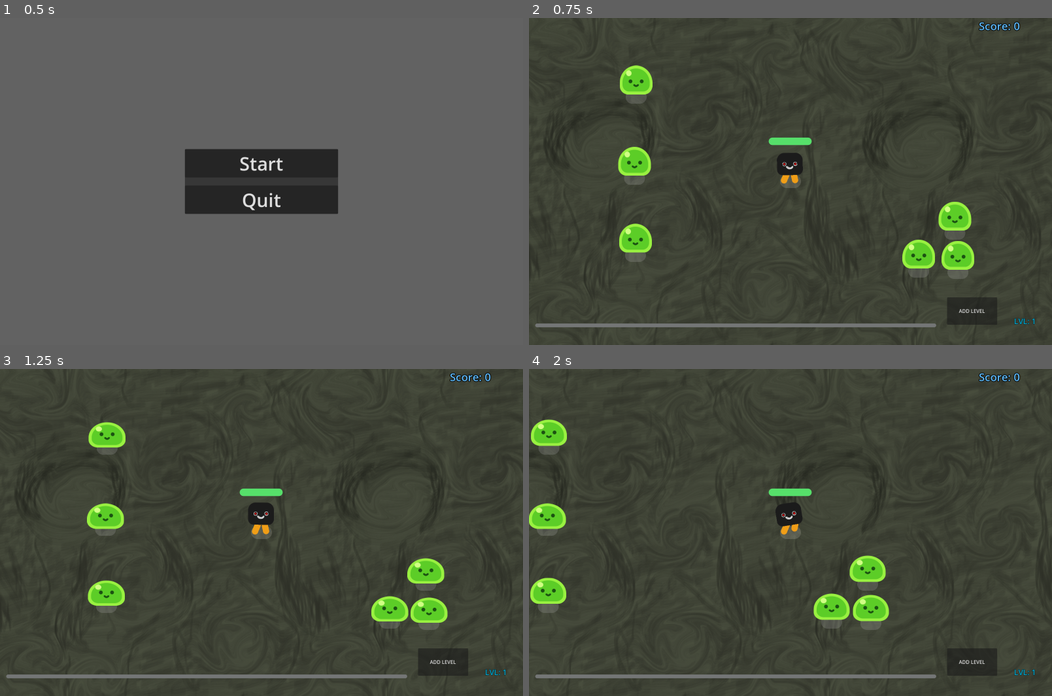
Above: before the commit, frames 1-4 (two rows, left to right).
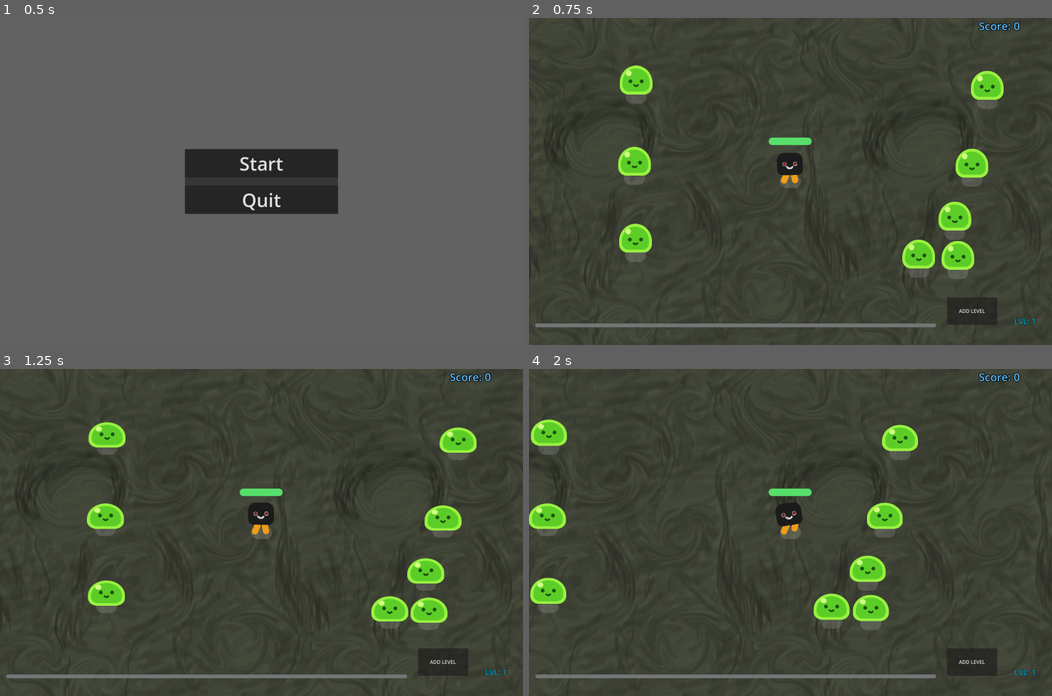
Above: after the commit, the same moments.

Repository: Likstone/Slime-killer
Game: Godot game, scene res://data/main/menu/start_menu.tscn
The game is run twice, just before and just after one commit, with the same random seed, the same clock (stepped at 60 frames per second) and the same inputs.
Inputs:
- Up to frame 1 (0.5 s): no input
- Up to frame 2 (0.75 s): click "Start" at 0.5 s
- Up to frame 3 (1.25 s): no input
- Up to frame 4 (2 s): hold D (move_right) from 1.28 s (still down)

Frame 1 is identical in both runs. In frame 2, 1.1% of the frame differs, in the area x 81-91%, y 16-52%; in frame 3, 1.1%; in frame 4, 1.1%.

Commit message:
add lightint gun test variant

Diff:
--- a/data/main/levels/endless_level_1.tscn
+++ b/data/main/levels/endless_level_1.tscn
@@ -146,6 +146,12 @@
 [node name="Mob6" parent="." instance=ExtResource("5_wmccw")]
 position = Vector2(1365, 693)
 
+[node name="Mob7" parent="." instance=ExtResource("5_wmccw")]
+position = Vector2(1420, 523)
+
+[node name="Mob8" parent="." instance=ExtResource("5_wmccw")]
+position = Vector2(1469, 273)
+
 [connection signal="health_depleted" from="Player" to="." method="_on_player_health_depleted"]
 [connection signal="timeout" from="Timer" to="." method="_on_timer_timeout"]
 [connection signal="pressed" from="GameOver/ColorRect/Button" to="." method="_on_button_pressed"]
--- /dev/null
+++ b/data/player/global_signal.gd
@@ -0,0 +1,7 @@
+extends Node
+
+signal game_paused(paused: bool)
+
+func set_paused(paused: bool):
+	get_tree().paused = paused
+	emit_signal("game_paused", paused)
--- a/data/player/lighting_shot.gd
+++ b/data/player/lighting_shot.gd
@@ -6,9 +6,9 @@
 @export var segments: int = 100
 @export var width: float = 2.0
 @export var color: Color = Color(0.7, 0.8, 1.0)
-@export var max_bounces: int = 3
-@export var bounce_range: float = 300.0
-@export var initial_target_range: float = 400.0
+@export var max_bounces: int = 0
+@export var bounce_range: float = 200.0
+@export var initial_target_range: float = 1000.0
 
 var current_target: Node2D = null
 var time_alive: float = 0.0
@@ -16,7 +16,8 @@
 var hit_mobs: Array[Node2D] = []
 var current_origin: Vector2
 var is_tracking: bool = false
-var was_paused: bool = false # Флаг паузыs
+
+var was_paused = false
 
 func _ready():
 	current_origin = global_position
@@ -26,20 +27,8 @@
 		return
 	start_tracking()
 
-	# Подписываемся на уведомления о паузе
-	process_mode = Node.PROCESS_MODE_ALWAYS
 
 func _process(delta):
-	# Пропускаем обновление, если игра на паузе
-	if get_tree().paused:
-		was_paused = true
-		return
-
-	# Если была пауза - сбрасываем таймер
-	if was_paused:
-		time_alive = 0.0
-		was_paused = false
-
 	time_alive += delta
 
 	if is_tracking:
--- a/data/player/lighting_shot.tscn
+++ b/data/player/lighting_shot.tscn
@@ -13,6 +13,16 @@
 [node name="Lighting shot" type="Node2D"]
 script = ExtResource("1_rt6qi")
 
+[node name="TrackingTimer" type="Timer" parent="."]
+unique_name_in_owner = true
+process_callback = 0
+ignore_time_scale = true
+
+[node name="BounceTimer" type="Timer" parent="."]
+unique_name_in_owner = true
+process_callback = 0
+ignore_time_scale = true
+
 [node name="Line2D" type="Line2D" parent="."]
 unique_name_in_owner = true
 width_curve = SubResource("Curve_rt6qi")
@@ -23,8 +33,3 @@
 
 [node name="CollisionShape2D" type="CollisionShape2D" parent="Detector"]
 shape = SubResource("CircleShape2D_uws3i")
-
-[node name="Timer" type="Timer" parent="Detector"]
-
-[node name="JumpDelayTimer" type="Timer" parent="."]
-unique_name_in_owner = true
--- a/data/player/orbital_gun.tscn
+++ b/data/player/orbital_gun.tscn
@@ -13,6 +13,7 @@
 script = ExtResource("1_jkv0g")
 
 [node name="WeaponPivot" type="Marker2D" parent="."]
+unique_name_in_owner = true
 modulate = Color(1, 0.415686, 0.207843, 1)
 position = Vector2(131, 0)
 
--- a/data/player/player.gd
+++ b/data/player/player.gd
@@ -243,17 +243,21 @@
 			health += 30
 	add_health_level += 1
 
+func update_tesla_gun_chain(new_chain: float):
+	for gun in get_tree().get_nodes_in_group("tesla_gun"):
+		gun.update_chain(new_chain)
+		gun.chain = new_chain
+
 func add_tesla_gun():
 	var tesla_guns = tesla_gun.instantiate()
-	add_child(tesla_guns)
 	match tesla_gun_level:
-		1: pass
-		2: pass
-		3: pass
-		4: pass
-		5: pass
-		6: pass
-		7: pass
+		1: add_child(tesla_guns)
+		2: update_tesla_gun_chain(2)
+		3: update_tesla_gun_chain(3)
+		4: update_tesla_gun_chain(5)
+		5: update_tesla_gun_chain(5)
+		6: update_tesla_gun_chain(5)
+		7: update_tesla_gun_chain(6)
 		8: pass
 	tesla_gun_level+=1
 
--- a/data/player/tesla_gun.tscn
+++ b/data/player/tesla_gun.tscn
@@ -3,7 +3,7 @@
 [ext_resource type="Script" uid="uid://75qvb1pux1in" path="res://tesla_gun.gd" id="1_g72vk"]
 
 [sub_resource type="CircleShape2D" id="CircleShape2D_g72vk"]
-radius = 555.001
+radius = 106.405
 
 [node name="Tesla gun" type="Area2D"]
 collision_layer = 0
@@ -23,10 +23,10 @@
 metadata/_edit_use_anchors_ = true
 
 [node name="CollisionShape2D" type="CollisionShape2D" parent="."]
-visible = false
 shape = SubResource("CircleShape2D_g72vk")
 
-[node name="Fire_rate_time" type="Timer" parent="."]
+[node name="Timer" type="Timer" parent="."]
 unique_name_in_owner = true
+autostart = true
 
-[connection signal="timeout" from="Fire_rate_time" to="." method="_on_fire_rate_time_timeout"]
+[connection signal="timeout" from="Timer" to="." method="_on_timer_timeout"]
--- a/project.godot
+++ b/project.godot
@@ -79,6 +79,10 @@
 config/features=PackedStringArray("4.4", "Forward Plus")
 config/icon="res://icon.png"
 
+[autoload]
+
+GlobalSignal="*res://data/player/global_signal.gd"
+
 [display]
 
 window/size/viewport_width=1680
--- a/tesla_gun.gd
+++ b/tesla_gun.gd
@@ -1,23 +1,27 @@
 extends Area2D
 
-@onready var fire_rate : Timer = $Fire_rate_time
-@export var shoot_point: Marker2D
+@onready var my_timer : Timer = $Timer
+@export var fire_rate = 1.0
+@export var chain = 0
 
 func _ready() -> void:
 	%Marker2D.position.y -= 100
-	fire_rate.wait_time = 1
-	fire_rate.one_shot = false
-	fire_rate.start()
+	my_timer.wait_time = fire_rate
+	add_to_group("tesla_gun")
+
+func update_chain(chain_count):
+	chain = chain_count
+
+func _physics_process(delta):
+	pass
 
 func shoot():
 	var enemies_in_range = get_overlapping_bodies()
-	if enemies_in_range.is_empty():
-		return
-	else:
-		const BULLET = preload("res://data/player/lighting_shot.tscn")
+	var BULLET = preload("res://data/player/lighting_shot.tscn")
+	if enemies_in_range.size() > 0:
 		var new_bullet = BULLET.instantiate()
-		get_parent().add_child(new_bullet)
-		new_bullet.global_position = %Marker2D.global_position
+		new_bullet.max_bounces = chain
+		%Marker2D.add_child(new_bullet)
 
-func _on_fire_rate_time_timeout() -> void:
+func _on_timer_timeout() -> void:
 	shoot()
Not shown, added: data/player/global_signal.gd.uid
